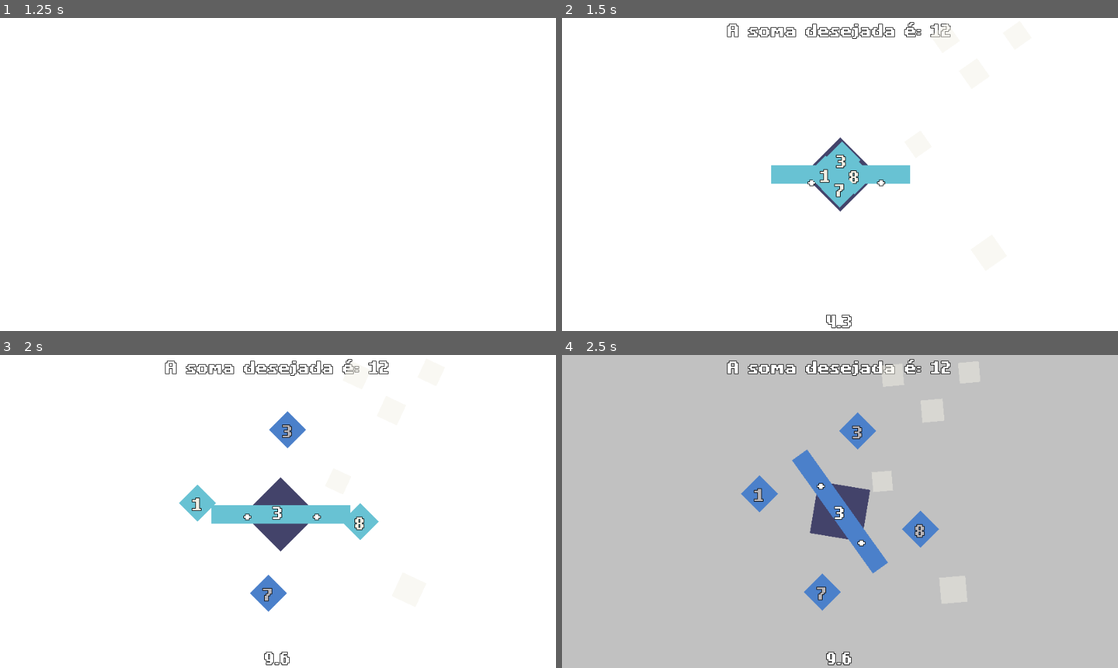
Above: before the commit, frames 1-4 (two rows, left to right).
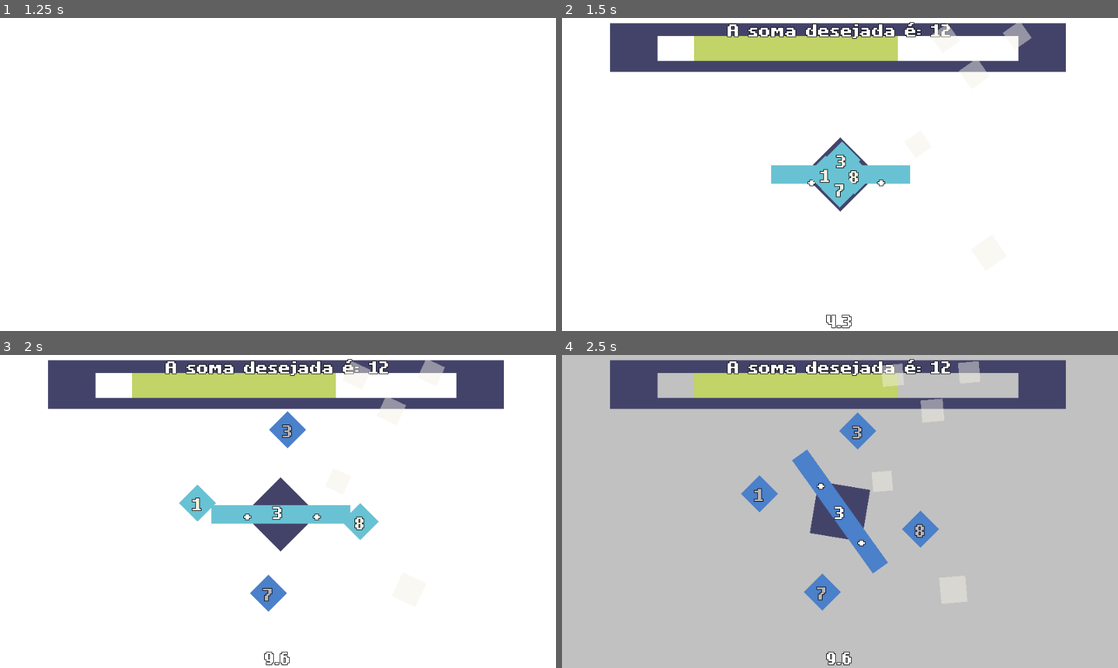
Above: after the commit, the same moments.

Repository: luisfpatrocinio/SquareSum
Game: Godot game, scene res://MainMenu.tscn
Two runs of this game, one before a commit and one after it. Both use one fixed random seed, a clock stepped at 60 frames per second and the inputs below.
Inputs:
- Up to frame 1 (1.25 s): tap Enter (ui_accept) at 0.5, 0.77 s; hold Right (ui_right) from 0.53 s (still down)
- Up to frame 2 (1.5 s): tap Enter (ui_accept) at 1.25 s; release Right (ui_right) at 1.28 s; hold Down (ui_down) from 1.28 s (still down)
- Up to frame 3 (2 s): keep holding Down (ui_down); tap Enter (ui_accept) at 1.52 s
- Up to frame 4 (2.5 s): release Down (ui_down) at 2.03 s; hold Right (ui_right) from 2.03 s (still down)

Frame 1 is identical in both runs. In frame 2, 10% of the frame differs, in the area x 8-91%, y 1-18%; in frame 3, 10%; in frame 4, 10%.

Commit message:
Resolução de conflitos manualmente

Diff:
--- a/Level.tscn
+++ b/Level.tscn
@@ -1,8 +1,9 @@
-[gd_scene load_steps=5 format=2]
+[gd_scene load_steps=6 format=2]
 
 [ext_resource path="res://Roulette.gd" type="Script" id=1]
 [ext_resource path="res://mnr_theme.tres" type="Theme" id=2]
 [ext_resource path="res://Bar.gd" type="Script" id=3]
+[ext_resource path="res://ScoreBar.tscn" type="PackedScene" id=4]
 
 [sub_resource type="RectangleShape2D" id=1]
 extents = Vector2( 119.5, 17.5 )
@@ -11,6 +12,8 @@
 
 [node name="Controller" type="Node" parent="."]
 script = ExtResource( 1 )
+
+[node name="TextureProgress" parent="Controller" instance=ExtResource( 4 )]
 
 [node name="ColorRect" type="ColorRect" parent="Controller"]
 visible = false
--- /dev/null
+++ b/ScoreBar.tscn
@@ -0,0 +1,13 @@
+[gd_scene load_steps=3 format=2]
+
+[ext_resource path="res://ProgressBar/Fill.png" type="Texture" id=1]
+[ext_resource path="res://ProgressBar/Emcima.png" type="Texture" id=2]
+
+[node name="TextureProgress" type="TextureProgress"]
+anchor_right = 1.0
+margin_bottom = 99.0
+value = 50.0
+texture_over = ExtResource( 2 )
+texture_progress = ExtResource( 1 )
+texture_progress_offset = Vector2( 100, 0 )
+nine_patch_stretch = true
Binary file added: ProgressBar/Emcima.png
Not shown, added: ProgressBar/Emcima.png.import
Binary file added: ProgressBar/Fill.png
Not shown, added: ProgressBar/Fill.png.import
Binary file added: ProgressBar/Under.png
Not shown, added: ProgressBar/Under.png.import
